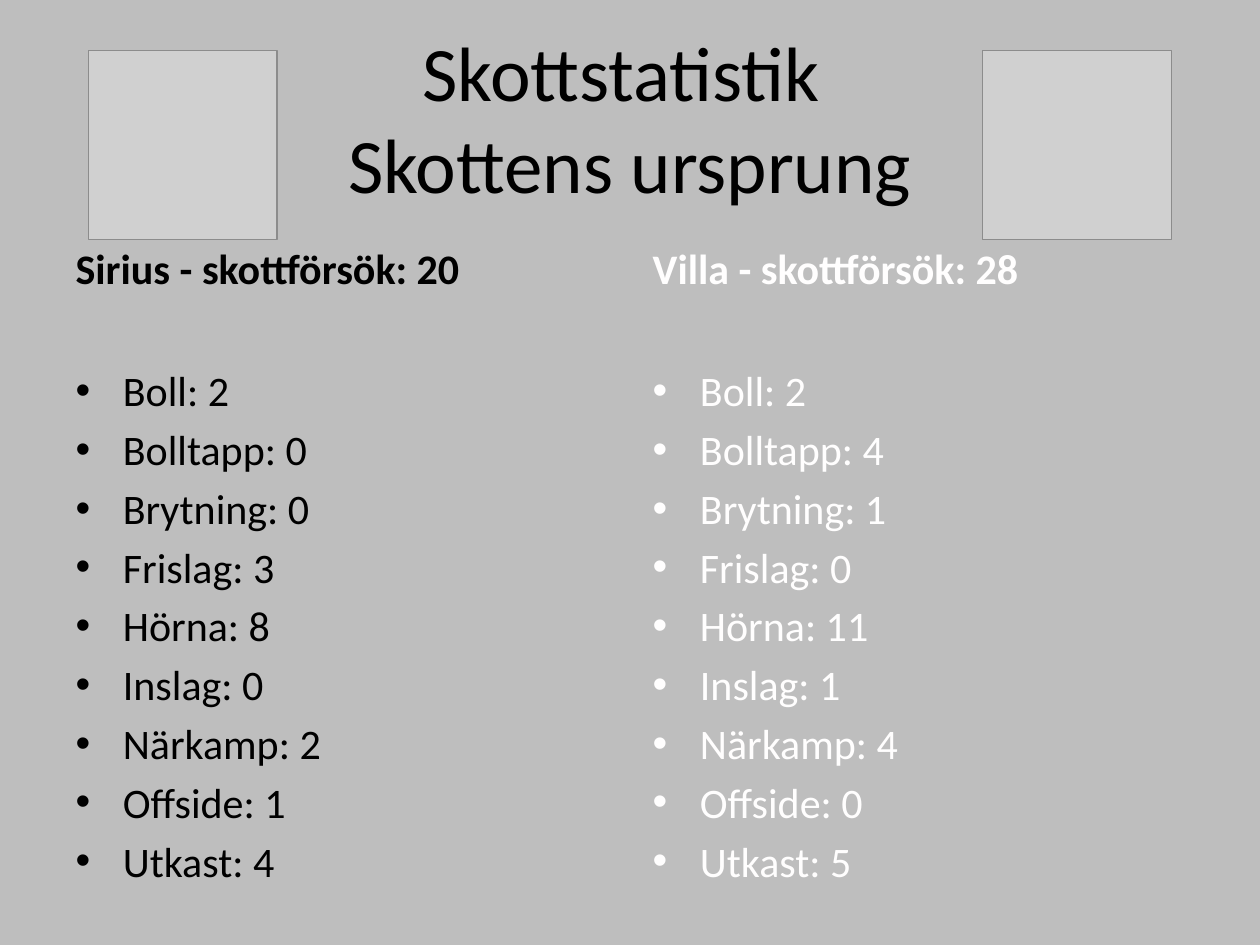
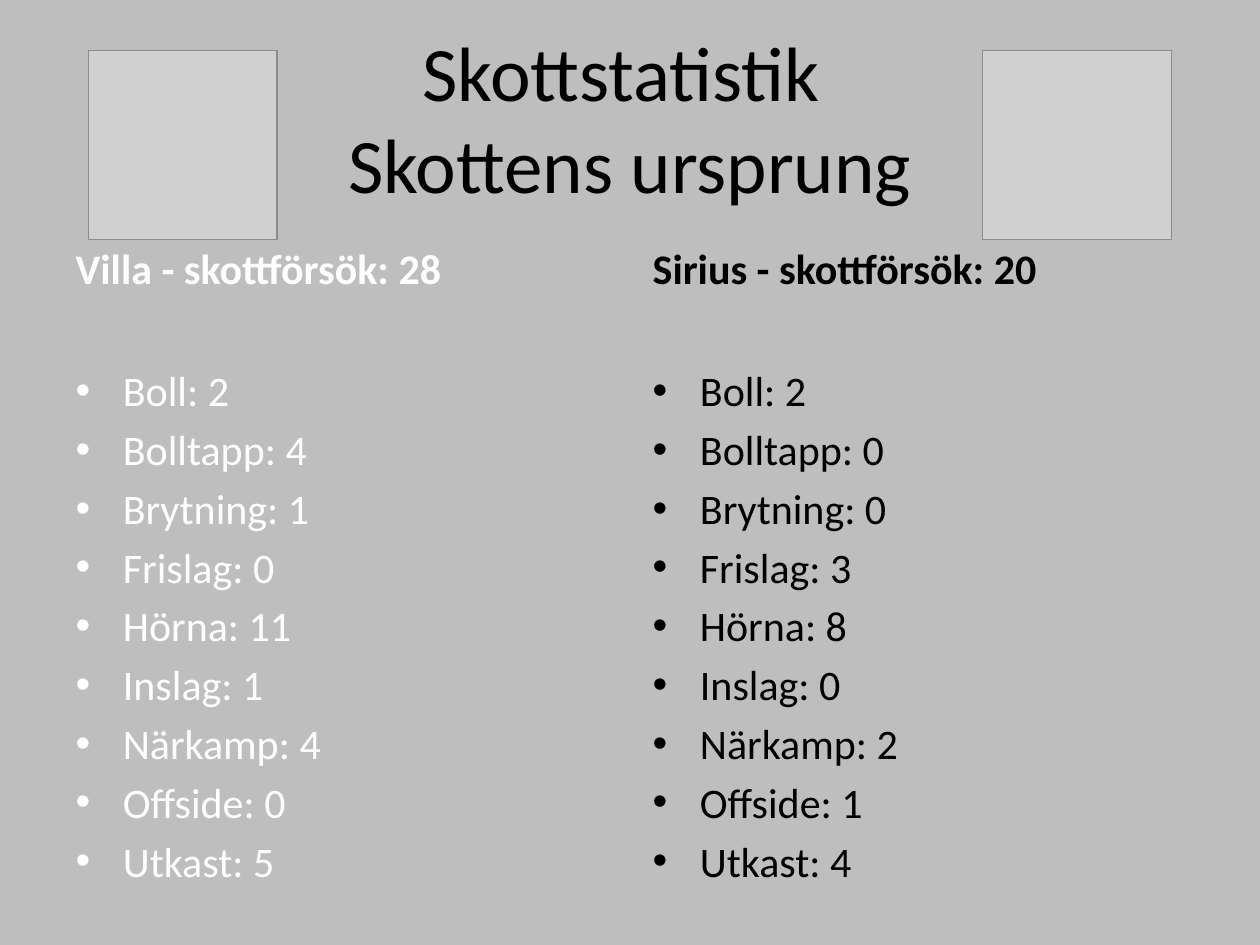
Before and after one commit to legendwk/sirius_bandy, a slide deck: slide 6 of powerpointer/matchrapporter/20220930 IK Sirius - Villa Lidköping halvlek 1 clean och 20220930 IK Sirius - Villa Lidköping halvlek 2 .pptx. Drawn at 1260x945 pixels with LibreOffice and Linux fonts; fonts in the diff are those of the drawing; grey boxes stand for pictures. Boxes give left, top, right and bottom in pixels: in the first picture for what was removed or moved away, otherwise in the second. Text is boxed around its words. In the diff, an @@ line names an element or a change of style, - is before the commit and + after.

```diff
--- a/powerpointer/matchrapporter/20220930 IK Sirius - Villa Lidköping halvlek 1 clean och 20220930 IK Sirius - Villa Lidköping halvlek 2 .pptx
+++ b/powerpointer/matchrapporter/20220930 IK Sirius - Villa Lidköping halvlek 1 clean och 20220930 IK Sirius - Villa Lidköping halvlek 2 .pptx
@@ text at [76,255,442,284]: text changed; text colour #000000 to #FFFEFE @@
-Sirius - skottförsök: 20
+Villa - skottförsök: 28
@@ text at [653,254,1037,285]: text changed; text colour #FFFEFE to #000000 @@
-Villa - skottförsök: 28
+Sirius - skottförsök: 20
@@ text at [123,377,229,406]: text colour #000000 to #FFFEFE in "Boll: 2" @@
@@ text at [700,377,806,407]: text colour #FFFEFE to #000000 in "Boll: 2" @@
@@ text at [123,436,321,877]: text changed; text colour #000000 to #FFFEFE @@
-• Bolltapp: 0
-• Brytning: 0
-• Frislag: 3
-• Hörna: 8
-• Inslag: 0
-• Närkamp: 2
-• Offside: 1
-• Utkast: 4
+• Bolltapp: 4
+• Brytning: 1
+• Frislag: 0
+• Hörna: 11
+• Inslag: 1
+• Närkamp: 4
+• Offside: 0
+• Utkast: 5
@@ text at [700,436,898,878]: text changed; text colour #FFFEFE to #000000 @@
-• Bolltapp: 4
-• Brytning: 1
-• Frislag: 0
-• Hörna: 11
-• Inslag: 1
-• Närkamp: 4
-• Offside: 0
-• Utkast: 5
+• Bolltapp: 0
+• Brytning: 0
+• Frislag: 3
+• Hörna: 8
+• Inslag: 0
+• Närkamp: 2
+• Offside: 1
+• Utkast: 4
```
Also in this commit, not shown: 5 other slides changed, 2 other files.
